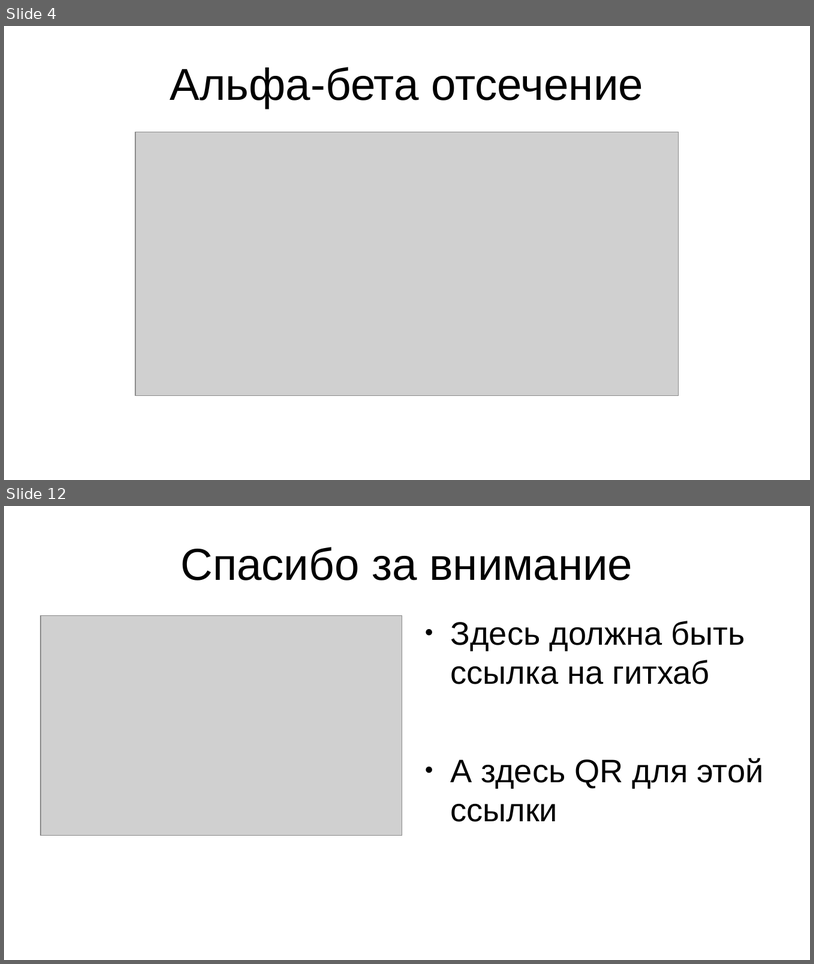
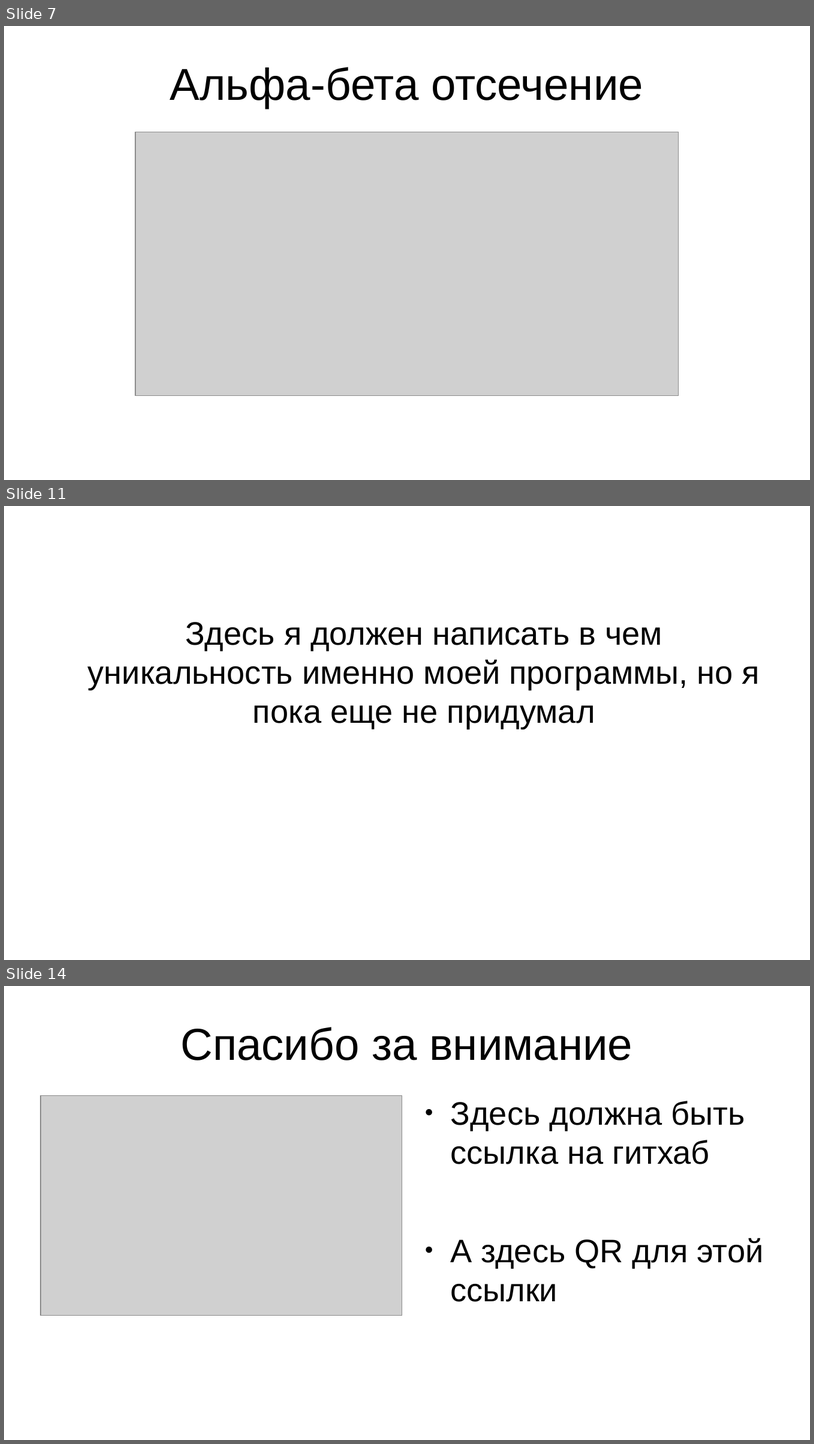
Before and after one commit to iv4n-t3a/checkers-engine, a slide deck: doc/presentation.odp. Shown one above the other, each under a label of ours: slides 4 and 12 before the commit, slides 7, 11 and 14 after it; the slides between them are not shown. The pictures are 814x964 and 814x1444 pixels, drawn with LibreOffice and Linux fonts; fonts in the diff are those of the drawing; grey boxes stand for pictures. Boxes give left, top, right and bottom in pixels: in the first picture for what was removed or moved away, otherwise in the second. Text is boxed around its words. In the diff, an @@ line names an element or a change of style, - is before the commit and + after.

```diff
--- a/doc/presentation.odp
+++ b/doc/presentation.odp
@@ slide 11 added at (4, 506, 810, 960), background #FFFFFF @@
@@ text added at (88, 622, 760, 728), 32 pt, text #000000 @@
+Здесь я должен написать в чем уникальность именно моей программы, но я пока еще не придумал
@@ what was slide 4 is now slide 7 @@
@@ what was slide 12 is now slide 14 @@
```
Also in this commit, not shown: 7 slides changed, 2 other slides added, 1 slide removed, 7 other files.
